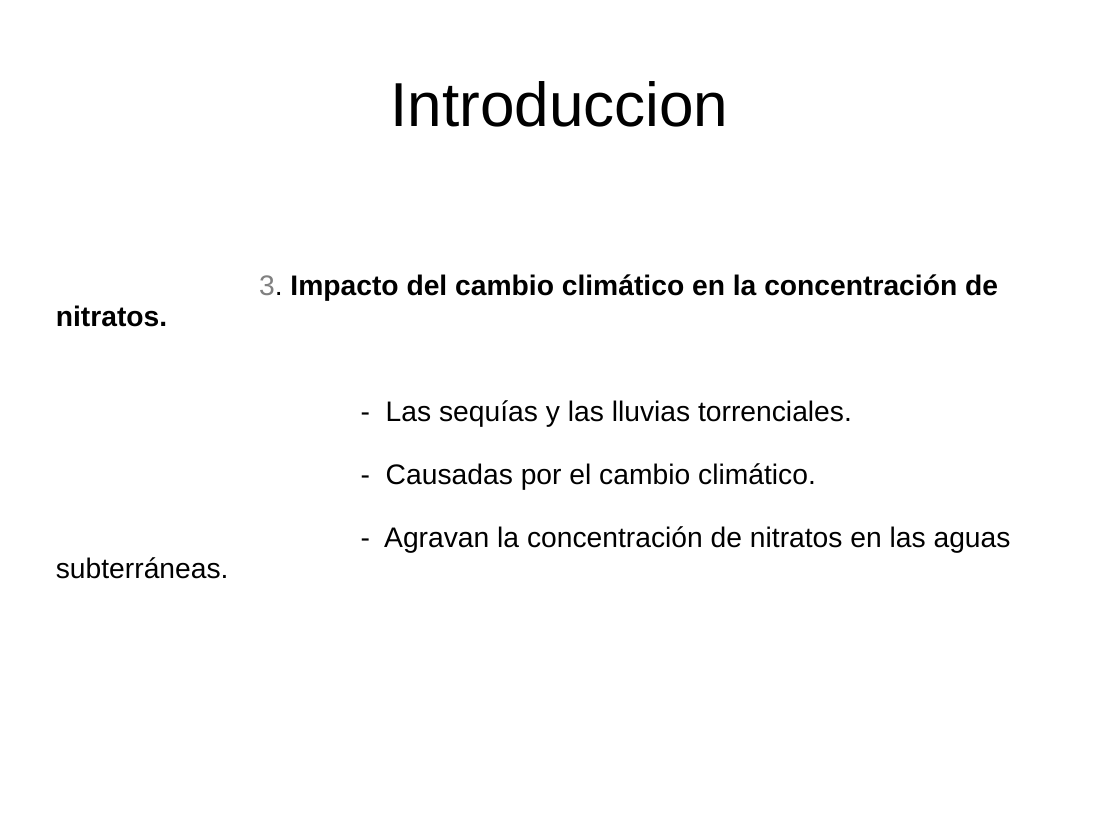
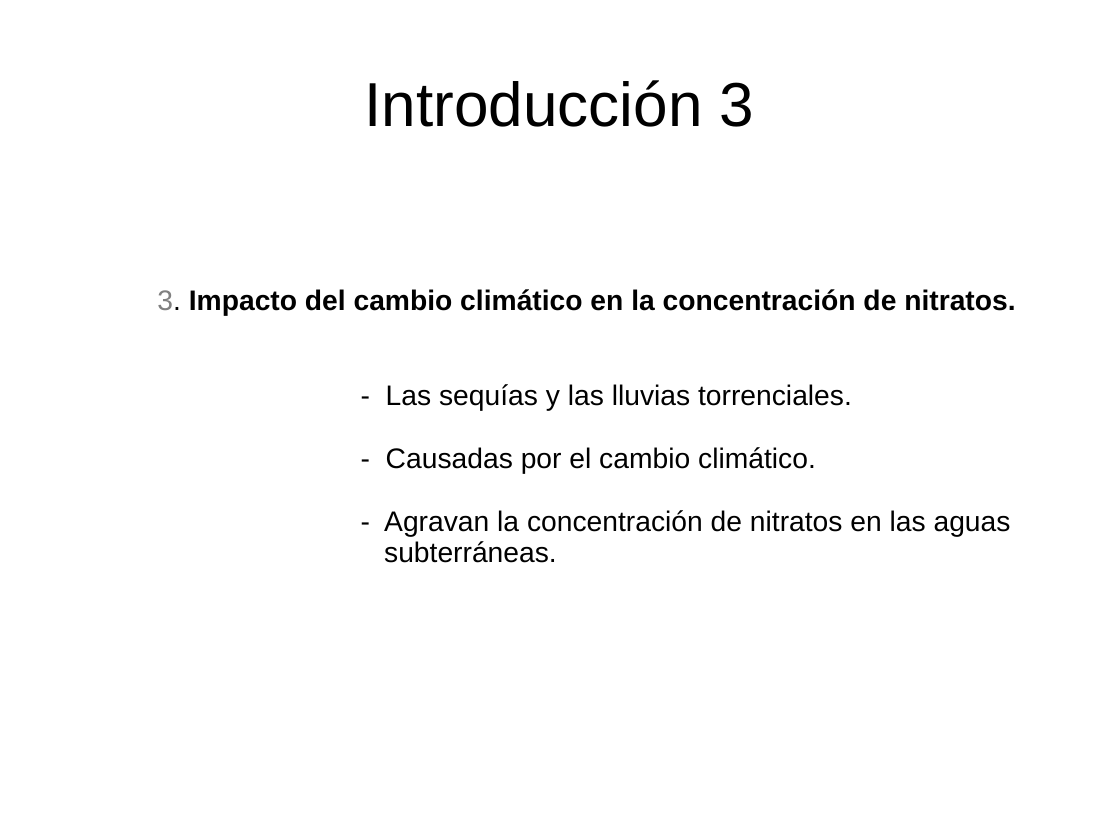
Before and after one commit to MCostal/Sprint10, a slide deck: slide 4 of Presentacion_proyecto.ppt. Drawn at 1120x840 pixels with LibreOffice and Linux fonts; fonts in the diff are those of the drawing. Boxes give left, top, right and bottom in pixels: in the first picture for what was removed or moved away, otherwise in the second. Text is boxed around its words. In the diff, an @@ line names an element or a change of style, - is before the commit and + after.

```diff
--- a/Presentacion_proyecto.ppt
+++ b/Presentacion_proyecto.ppt
@@ title at (365,80,755,127): text changed @@
-Introduccion
+Introducción 3
@@ subtitle "3. Impacto del cambio climático ..." rewrapped from (56,274,1011,579) to (157,289,1015,563) @@
```
Also in this commit, not shown: 5 other slides changed, 1 slide added, 1 slide removed, 1 other file.
